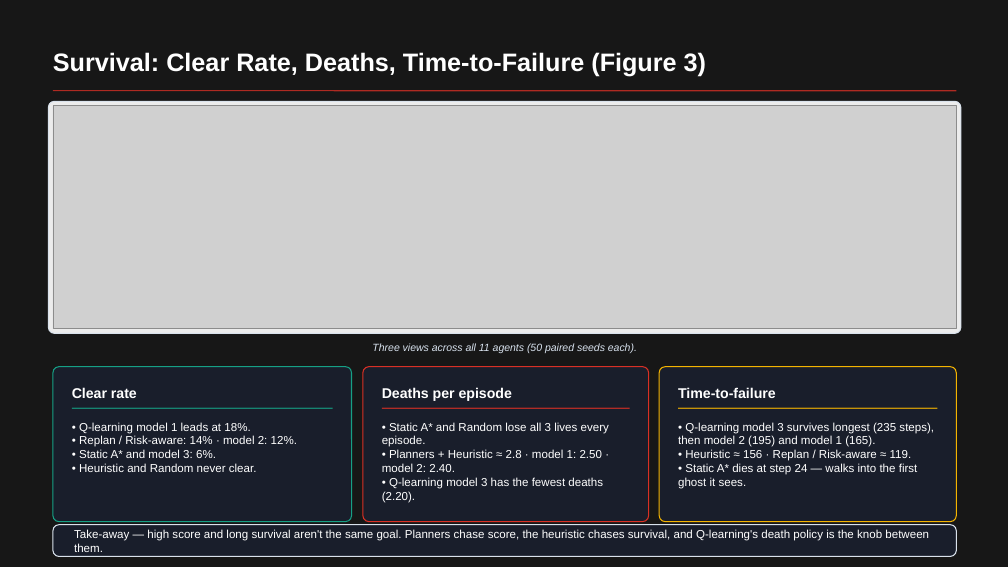
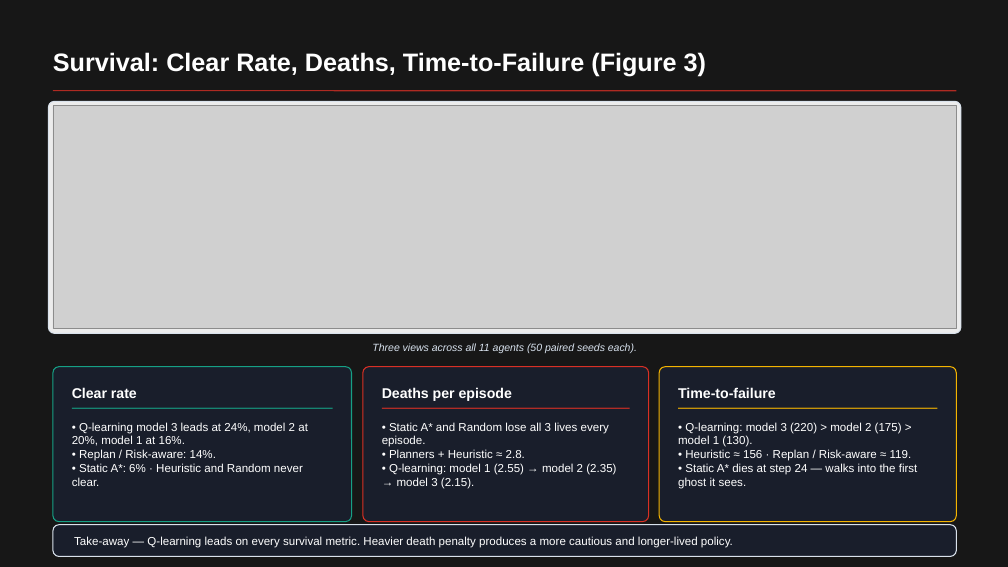
Before and after one commit to RichardFeng000/cs520-project, a slide deck: slide 5 of final_ppt/pacman_rl_final.pptx. Drawn at 1008x567 pixels with LibreOffice and Linux fonts; fonts in the diff are those of the drawing; grey boxes stand for pictures; background and template pictures are left out; a plain dark background stands for a picture behind light text. Boxes give left, top, right and bottom in pixels: in the first picture for what was removed or moved away, otherwise in the second. Text is boxed around its words. In the diff, an @@ line names an element or a change of style, - is before the commit and + after.

Commit message:
improve models

```diff
--- a/final_ppt/pacman_rl_final.pptx
+++ b/final_ppt/pacman_rl_final.pptx
@@ text at (x1=72, y1=422, x2=308, y2=486): text changed @@
-• Q-learning model 1 leads at 18%.
-• Replan / Risk-aware: 14% · model 2: 12%.
-• Static A* and model 3: 6%.
-• Heuristic and Random never clear.
+• Q-learning model 3 leads at 24%, model 2 at 20%, model 1 at 16%.
+• Replan / Risk-aware: 14%.
+• Static A*: 6% · Heuristic and Random never clear.
@@ text at (x1=389, y1=449, x2=616, y2=489): text changed @@
-• Planners + Heuristic ≈ 2.8 · model 1: 2.50 · model 2: 2.40.
-• Q-learning model 3 has the fewest deaths (2.20).
+• Planners + Heuristic ≈ 2.8.
+• Q-learning: model 1 (2.55) → model 2 (2.35) → model 3 (2.15).
@@ text at (x1=678, y1=422, x2=902, y2=447): text changed @@
-• Q-learning model 3 survives longest (235 steps), then model 2 (195) and model 1 (165).
+• Q-learning: model 3 (220) > model 2 (175) > model 1 (130).
@@ text at (x1=74, y1=536, x2=733, y2=548): text changed @@
-Take-away — high score and long survival aren't the same goal. Planners chase score, the heuristic chases survival, and Q-learning's death policy is the knob between them.
+Take-away — Q-learning leads on every survival metric. Heavier death penalty produces a more cautious and longer-lived policy.
```
Also in this commit, not shown: 5 other slides changed, 10 other files.
